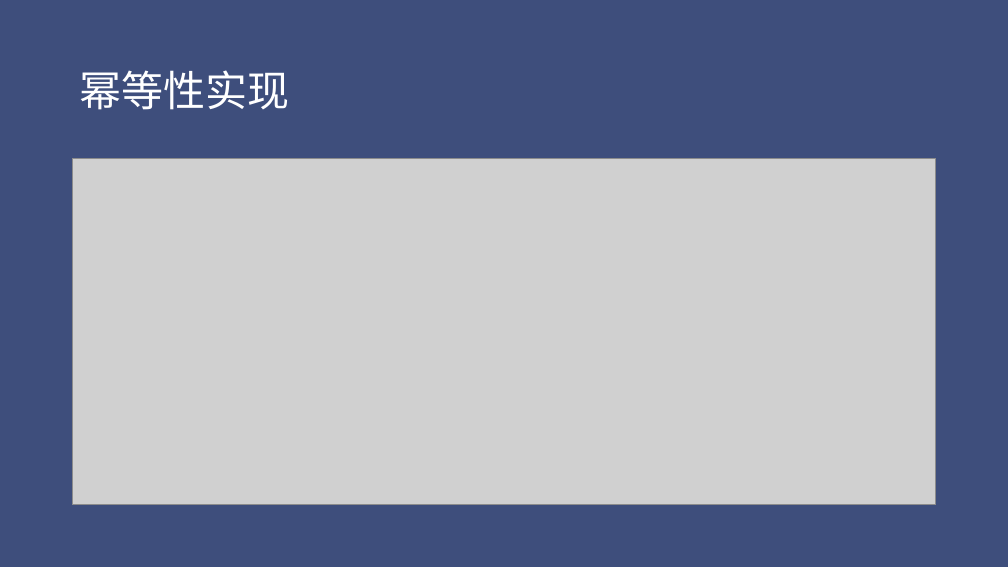
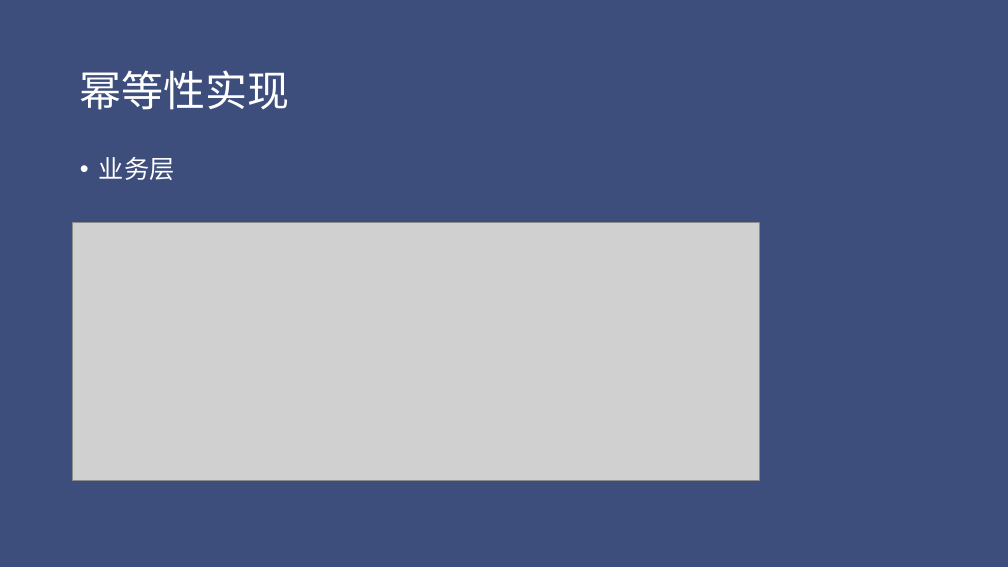
Before and after one commit to jungle0127/springcloudstudy, a slide deck: slide 62 of docs/distributedsystemtransaction.pptx (slide 61 before the commit). Drawn at 1008x567 pixels with LibreOffice and Linux fonts; fonts in the diff are those of the drawing; grey boxes stand for pictures. Boxes give left, top, right and bottom in pixels: in the first picture for what was removed or moved away, otherwise in the second. Text is boxed around its words. In the diff, an @@ line names an element or a change of style, - is before the commit and + after.

```diff
--- a/docs/distributedsystemtransaction.pptx
+++ b/docs/distributedsystemtransaction.pptx
@@ text added at (x1=99, y1=157, x2=175, y2=180), 24 pt, text #FFFFFF @@
+• 业务层
@@ picture resized from (x1=73, y1=159, x2=936, y2=505) to (x1=73, y1=223, x2=759, y2=481) @@
```
Also in this commit, not shown: 4 other slides changed, 6 slides added, 1 slide removed, 20 other files.
